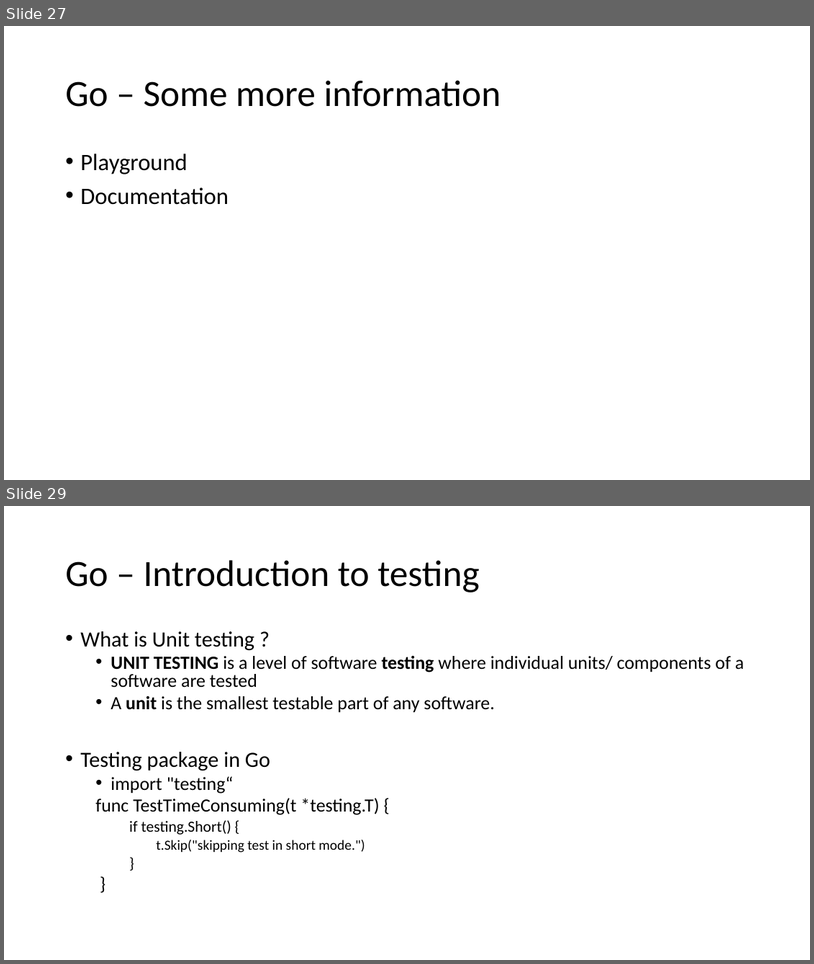
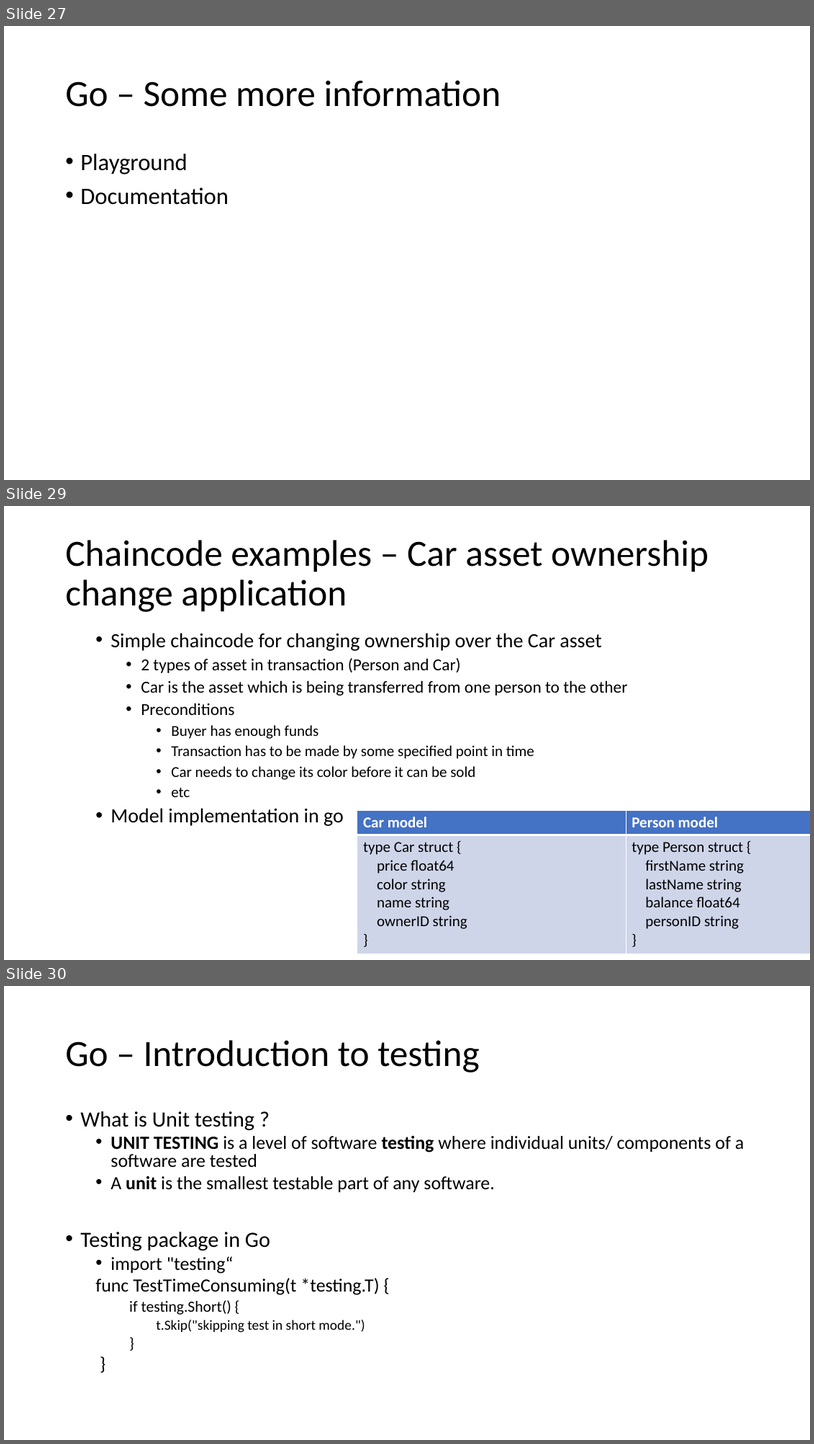
Before and after one commit to aleksamirkovic/blockchainExamples, a slide deck: HyperLedgerFabric.pptx. Shown one above the other, each under a label of ours: slides 27 and 29 before the commit, slides 27, 29 and 30 after it; the slides between them are not shown. The pictures are 814x964 and 814x1444 pixels, drawn with LibreOffice and Linux fonts; fonts in the diff are those of the drawing. Boxes give left, top, right and bottom in pixels: in the first picture for what was removed or moved away, otherwise in the second. Text is boxed around its words. In the diff, an @@ line names an element or a change of style, - is before the commit and + after.

```diff
--- a/HyperLedgerFabric.pptx
+++ b/HyperLedgerFabric.pptx
@@ slide 29 added at (4,506,810,960), background #FFFFFF @@
@@ title added at (65,540,709,612), 44 pt, text #000000 @@
+Chaincode examples – Car asset ownership change application
@@ text added at (111,633,628,826), 20 pt, text #000000 @@
+  • Simple chaincode for changing ownership over the Car asset
+    • 2 types of asset in transaction (Person and Car)
+    • Car is the asset which is being transferred from one person to the other
+    • Preconditions
+      • Buyer has enough funds
+      • Transaction has to be made by some specified point in time
+      • Car needs to change its color before it can be sold
+      • etc
+  • Model implementation in go
@@ table added at (358,811,810,953), 2 rows, 2 columns @@
+Car model | Person model
+type Car struct { / price float64 / color string / name string / ownerID string / } | type Person struct { / firstName string / lastName string / balance float64 / personID string / }
@@ what was slide 29 is now slide 30 @@
```
Also in this commit, not shown: 2 slides changed, 2 other slides added, 2 slides removed.
